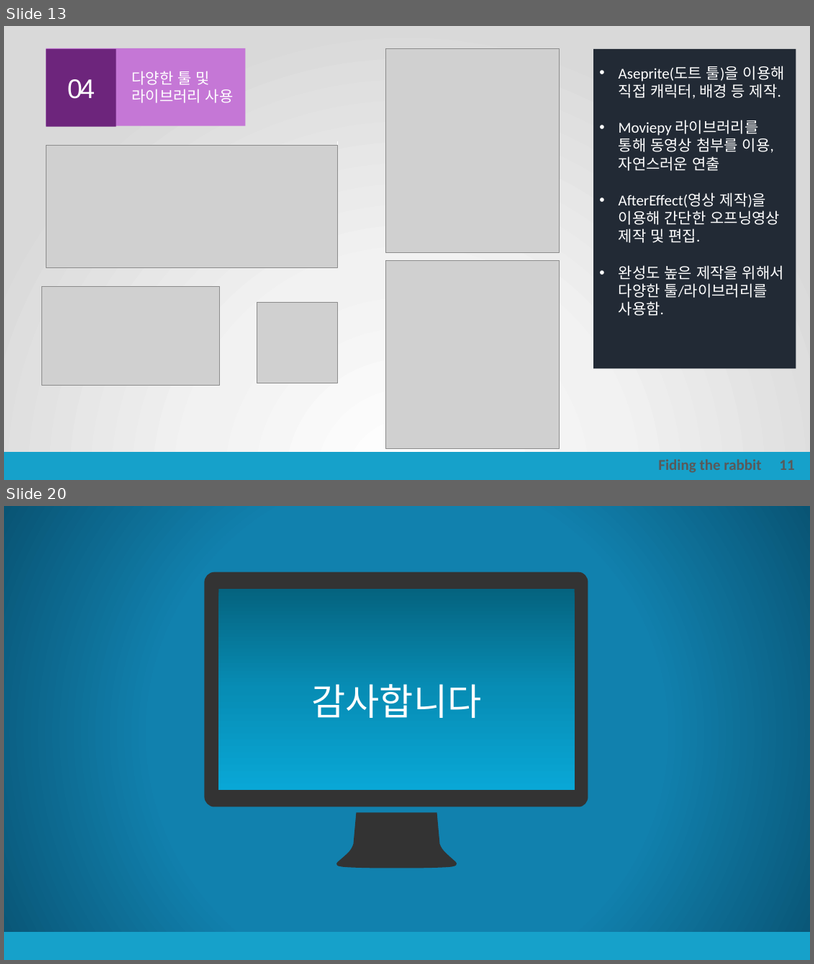
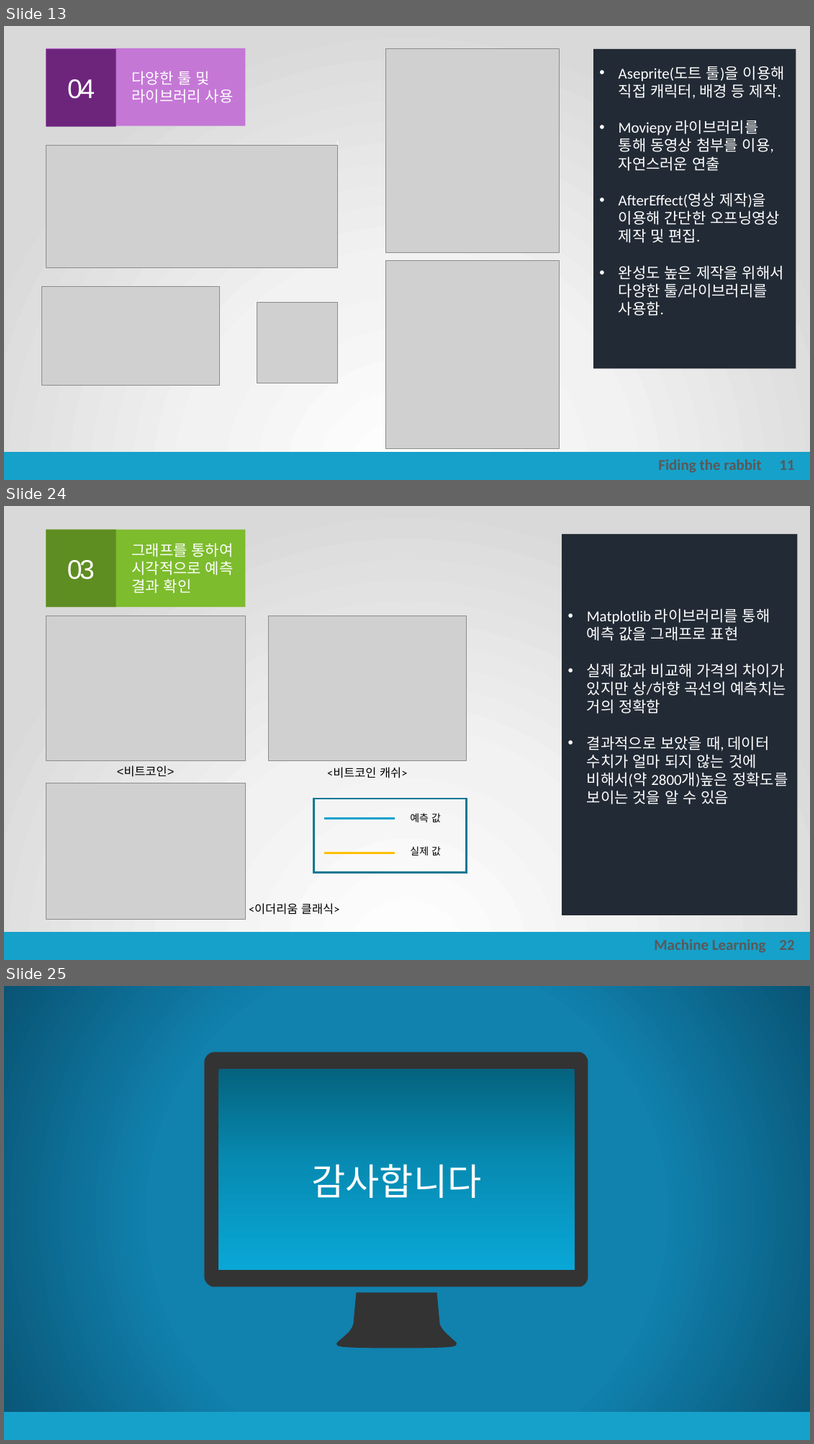
Before and after one commit to korca0220/old_project_store, a slide deck: portfolio/포트폴리오.pptx. Shown one above the other, each under a label of ours: slides 13 and 20 before the commit, slides 13, 24 and 25 after it; the slides between them are not shown. The pictures are 814x964 and 814x1444 pixels, drawn with LibreOffice and Linux fonts; fonts in the diff are those of the drawing; grey boxes stand for pictures. Boxes give left, top, right and bottom in pixels: in the first picture for what was removed or moved away, otherwise in the second. Text is boxed around its words. In the diff, an @@ line names an element or a change of style, - is before the commit and + after.

```diff
--- a/portfolio/포트폴리오.pptx
+++ b/portfolio/포트폴리오.pptx
@@ slide 24 added at [4, 506, 810, 960], background gradient #FFFFFF to #F2F2F2 to #D9D9D9; not listed: 1 template element that a slide beside it also shows @@
@@ rectangle added at [46, 530, 245, 607], fill #7DBC2D, 18 pt, text #FFFFFF @@
+그래프를 통하여 시각적으로 예측 결과 확인
@@ rectangle added at [46, 530, 116, 607], fill #5E8D22, 32 pt, text #FFFFFF @@
+03
@@ rectangle added at [563, 534, 798, 915], fill #222A35, 18 pt, text #FFFFFF @@
+• Matplotlib 라이브러리를 통해 예측 값을 그래프로 표현
+• 실제 값과 비교해 가격의 차이가 있지만 상/하향 곡선의 예측치는 거의 정확함
+• 결과적으로 보았을 때, 데이터 수치가 얼마 되지 않는 것에 비해서(약 2800개)높은 정확도를 보이는 것을 알 수 있음
@@ picture added at [46, 616, 244, 761] @@
@@ picture added at [269, 616, 468, 761] @@
@@ picture added at [46, 783, 244, 919] @@
@@ text added at [117, 765, 174, 777], 14 pt, text #000000 @@
+<비트코인>
@@ text added at [327, 767, 407, 778], 14 pt, text #000000 @@
+<비트코인 캐쉬>
@@ rectangle added at [314, 798, 467, 872], outline #107795 2.25 pt @@
@@ line added from (324, 818) to (395, 818), #16A1CA 3 pt @@
@@ text added at [410, 813, 441, 822], 12 pt, text #000000 @@
+예측 값
@@ text added at [410, 846, 441, 855], 12 pt, text #000000 @@
+실제 값
@@ line added from (324, 852) to (395, 852), #FFC000 3 pt @@
@@ text added at [249, 903, 340, 914], 14 pt, text #000000 @@
+<이더리움 클래식>
@@ text added at [654, 939, 766, 952], 18 pt, text #595959, bold @@
+Machine Learning
@@ text added at [779, 939, 795, 950], 18 pt, text #595959, bold @@
+22
@@ what was slide 20 is now slide 25 @@
```
Also in this commit, not shown: 8 slides changed, 4 other slides added, 19 other files.
